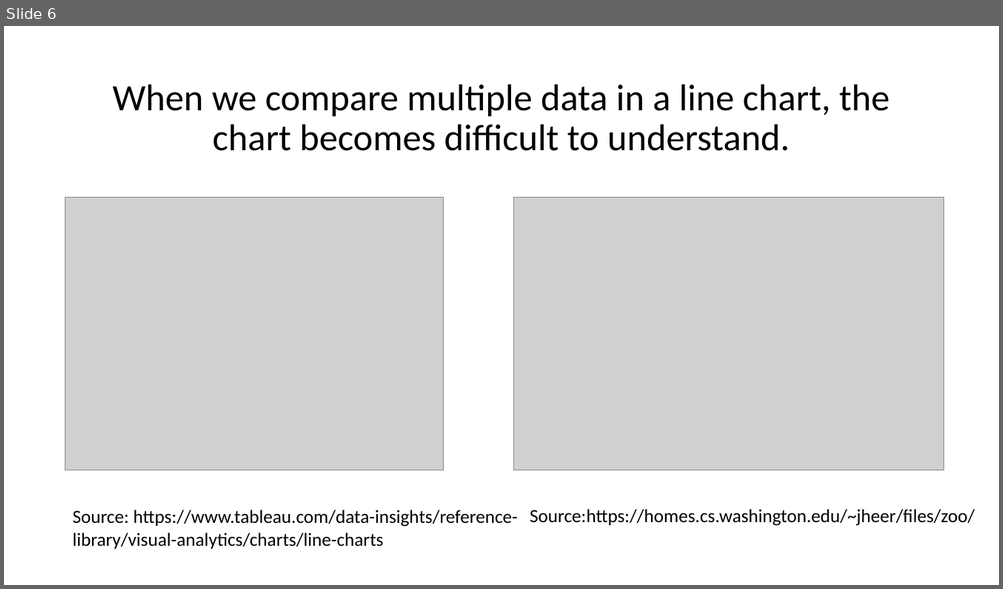
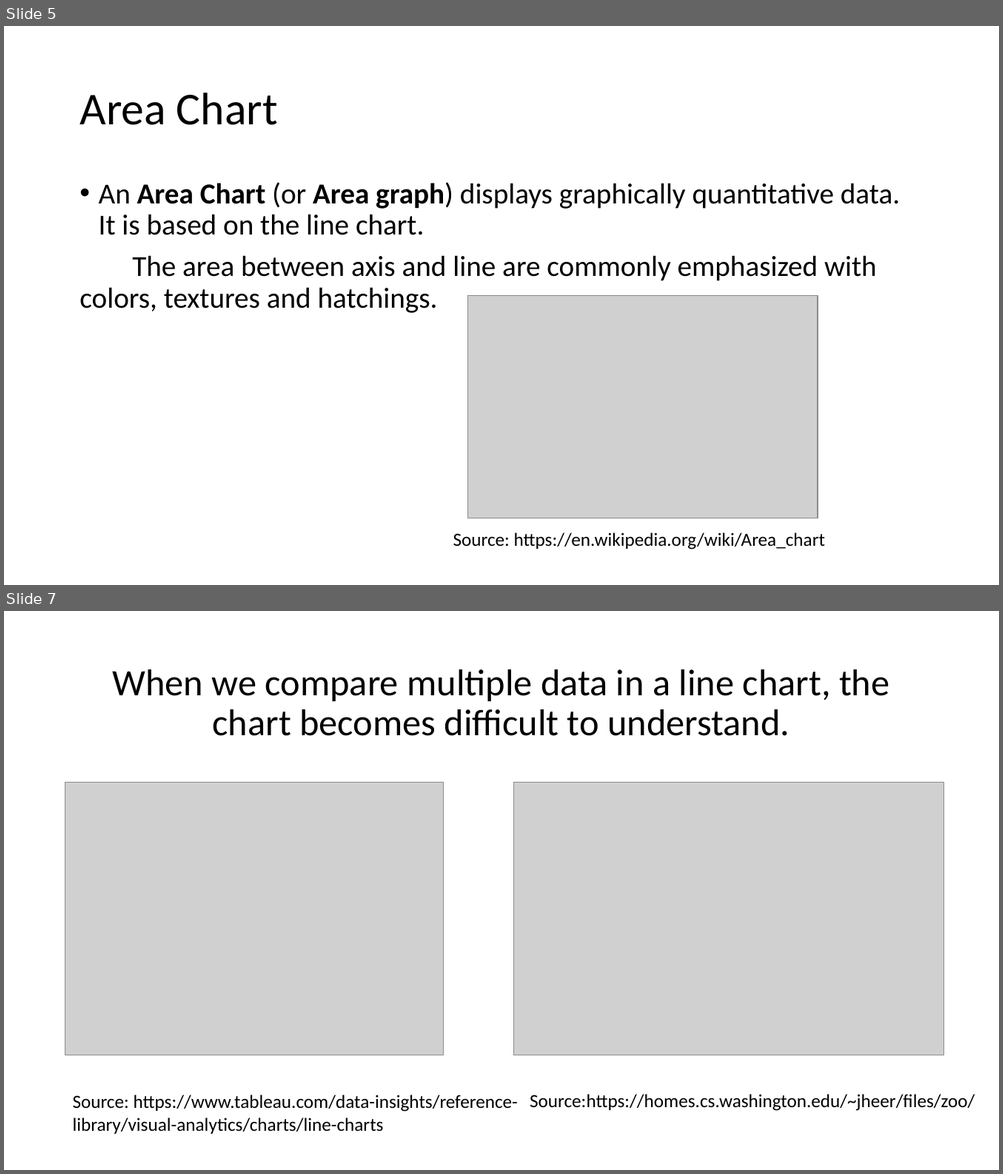
Before and after one commit to Amr0Salah/Data-Visualization, a slide deck: Slides/Task1.pptx. Shown one above the other, each under a label of ours: slide 6 before the commit, slides 5 and 7 after it; the slides between them are not shown. The pictures are 1003x589 and 1003x1174 pixels, drawn with LibreOffice and Linux fonts; fonts in the diff are those of the drawing; grey boxes stand for pictures. Boxes give left, top, right and bottom in pixels: in the first picture for what was removed or moved away, otherwise in the second. Text is boxed around its words. In the diff, an @@ line names an element or a change of style, - is before the commit and + after.

```diff
--- a/Slides/Task1.pptx
+++ b/Slides/Task1.pptx
@@ slide 5 added at (4, 26, 999, 585), background #FFFFFF @@
@@ title added at (79, 93, 278, 125), 44 pt, text #000000 @@
+Area Chart
@@ text added at (79, 182, 899, 313), 28 pt, text #000000 @@
+• An Area Chart (or Area graph) displays graphically quantitative data. It is based on the line chart.
+The area between axis and line are commonly emphasized with colors, textures and hatchings.
@@ picture added at (467, 296, 817, 519) @@
@@ text added at (453, 533, 825, 550), 18 pt, text #000000 @@
+Source: https://en.wikipedia.org/wiki/Area_chart
@@ what was slide 6 is now slide 7 @@
```
Also in this commit, not shown: 5 slides changed, 5 other slides added, 1 slide removed, 5 other files.
